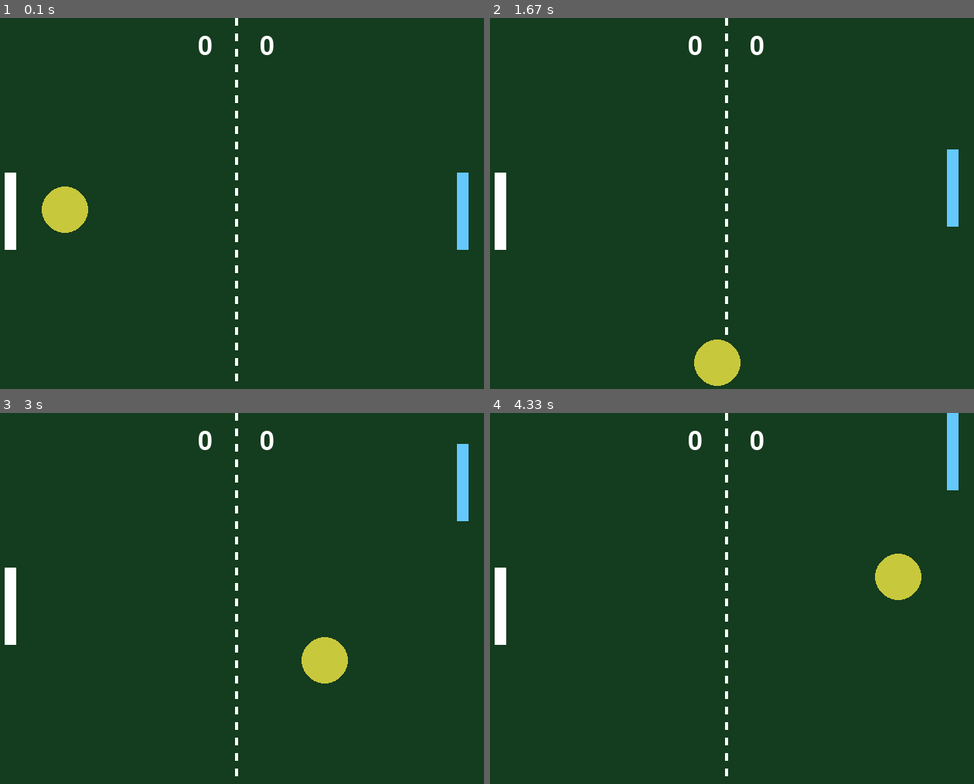
Above: before the commit, frames 1-4 (two rows, left to right).
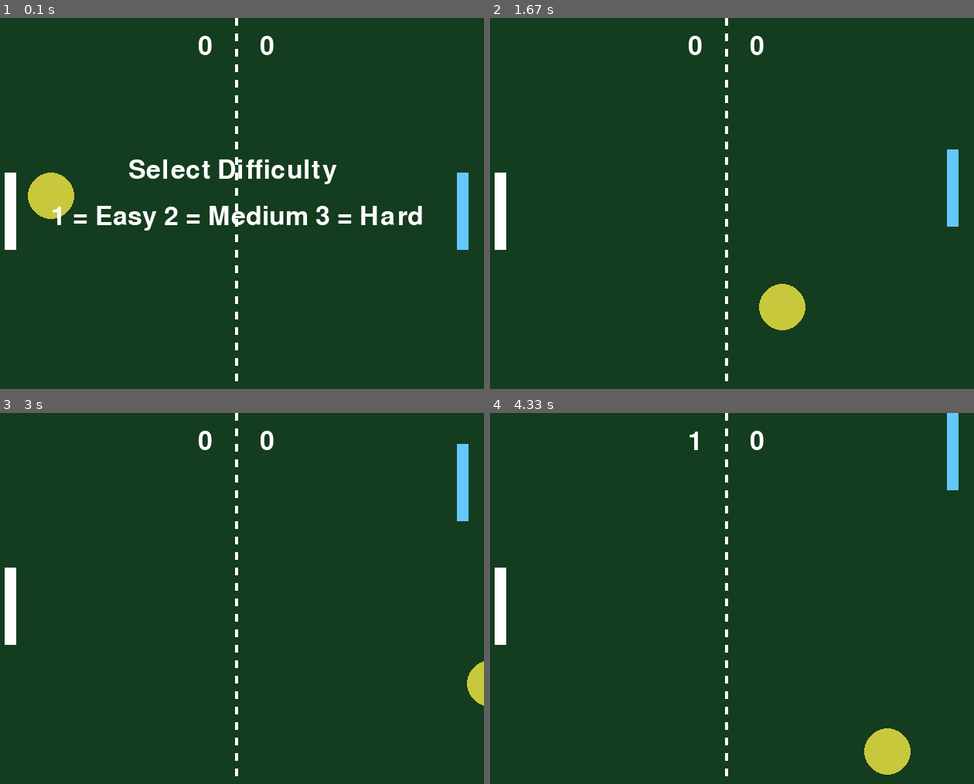
Above: after the commit, the same moments.

Repository: jvnusrg/pygame-practice
Game: pygame game, started from pong.py
Same seed, same stepped clock (60 frames per second), same inputs: the game is played once before the commit and once after it.
Inputs:
- Up to frame 1 (0.1 s): no input
- Up to frame 2 (1.67 s): tap 1 at 0.33 s; tap 3 at 0.67, 1.15 s; hold Up 1-1.47 s; tap Space at 1.07, 1.37, 1.57 s; hold Down from 1.5 s (still down)
- Up to frame 3 (3 s): release Down at 1.8 s; hold Up 1.83-2.2 s; tap Space at 1.9, 2.3, 2.7 s; tap 2 at 1.98 s; hold Down 2.23-2.6 s; tap 3 at 2.38 s; hold Up 2.63-2.93 s; hold Down from 2.97 s (still down)
- Up to frame 4 (4.33 s): tap Space at 3.03, 3.37, 3.77, 4.17 s; tap 2 at 3.12, 4.25 s; release Down at 3.27 s; hold Up 3.3-3.67 s; tap 3 at 3.45 s; hold Down 3.7-4.07 s; hold Up from 4.1 s (still down)

The runs differ from the first frame. In frame 1, 3.5% of the frame differs, in the area x 5-88%, y 38-58%; in frame 2, 1.9%; in frame 3, 1.2%; in frame 4, 2.0%.

Commit message:
Difficulty Mode

Diff:
--- a/pong.py
+++ b/pong.py
@@ -35,6 +35,8 @@
 winner = ""
 win_score = 5
 
+in_menu = True
+
 running = True
 while running:
     for event in pygame.event.get():
@@ -45,7 +47,23 @@
             if event.key == pygame.K_SPACE:
                 pause = not pause
 
-    if not pause and not game_over:
+            if event.key == pygame.K_1:
+                speed_x = 3
+                speed_y = 3
+                in_menu = False
+
+            if event.key == pygame.K_2:
+                speed_x = 5
+                speed_y = 5
+                in_menu = False
+
+            if event.key == pygame.K_3:
+                speed_x = 7
+                speed_y = 7
+                in_menu = False
+
+
+    if not pause and not game_over and not in_menu:
         x = x + speed_x
         y = y + speed_y
 
@@ -125,6 +143,12 @@
             win_text = font.render(winner + " Wins!", True, (255,255,255))
             screen.blit(win_text,(150,220))
 
+    if in_menu:
+        line1 = font.render("Select Difficulty", True, (255,255,255))
+        line2 = font.render("1 = Easy 2 = Medium 3 = Hard", True, (255,255,255))
+        screen.blit(line1, (180,180))
+        screen.blit(line2, (80,240))
+
     pygame.display.flip()
 
     clock.tick(60)
